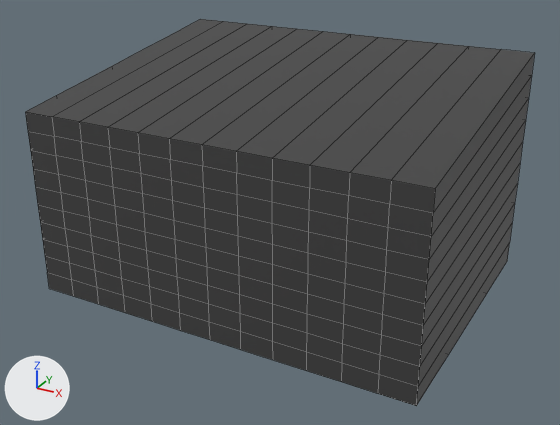
One commit to the Blender file assets/world/models/house_model/room.blend: the scene before it, then after it.
Rendered twice from a camera (50 mm lens) standing at (11.21, -18.5, 10.63) and looking at (1.79, -1.38, 2.07). Every picture has the same lights, and +X, +Y and +Z are marked at lower left. Mesh edges are drawn as thin lines.

In view in the first picture: 'ROOM'.
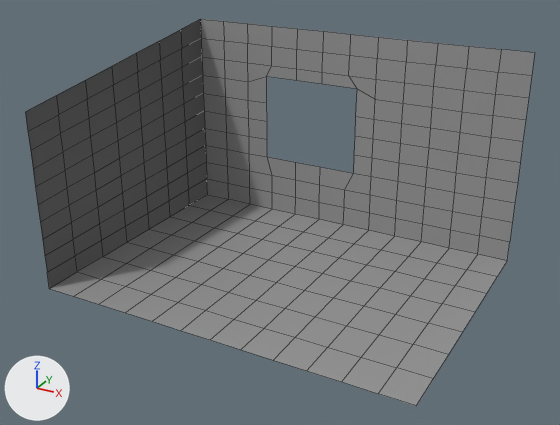
Commit message: opened the house

What differs and where, as boxes [x1, y1, x2, y2] in the pictures (560 x 425 px):
part 1 of me_cube_010, deleted: before [25, 19, 535, 406]

Diff of the bpy script that builds the scene:
```diff
--- a/assets/world/models/house_model/room.blend.py
+++ b/assets/world/models/house_model/room.blend.py
@@ me_cube_010 @@
 # used by ob_room; location = (-0.7, 1.08, 2.49); rotation_euler = (0.0, 0.0, 1.568), in degrees (0, 0, 90); scale = (5.95, 2.95, 2.56)
-me_cube_010.from_pydata(...)  # 418 vertices, 404 faces; spans x -1.0..0.33, y -2.66..1.0, z -1.0..1.44
+me_cube_010.from_pydata(...)  # 298 vertices, 262 faces; spans x -1.0..0.33, y -2.66..1.0, z -1.0..1.44
+# me_cube_010 part 1
+# 120 vertices are removed from x -1.0, y -2.66..0.7, z -0.8..1.0
+# 142 faces are deleted
 me_cube_010.materials.append(mat_room_back)
```
